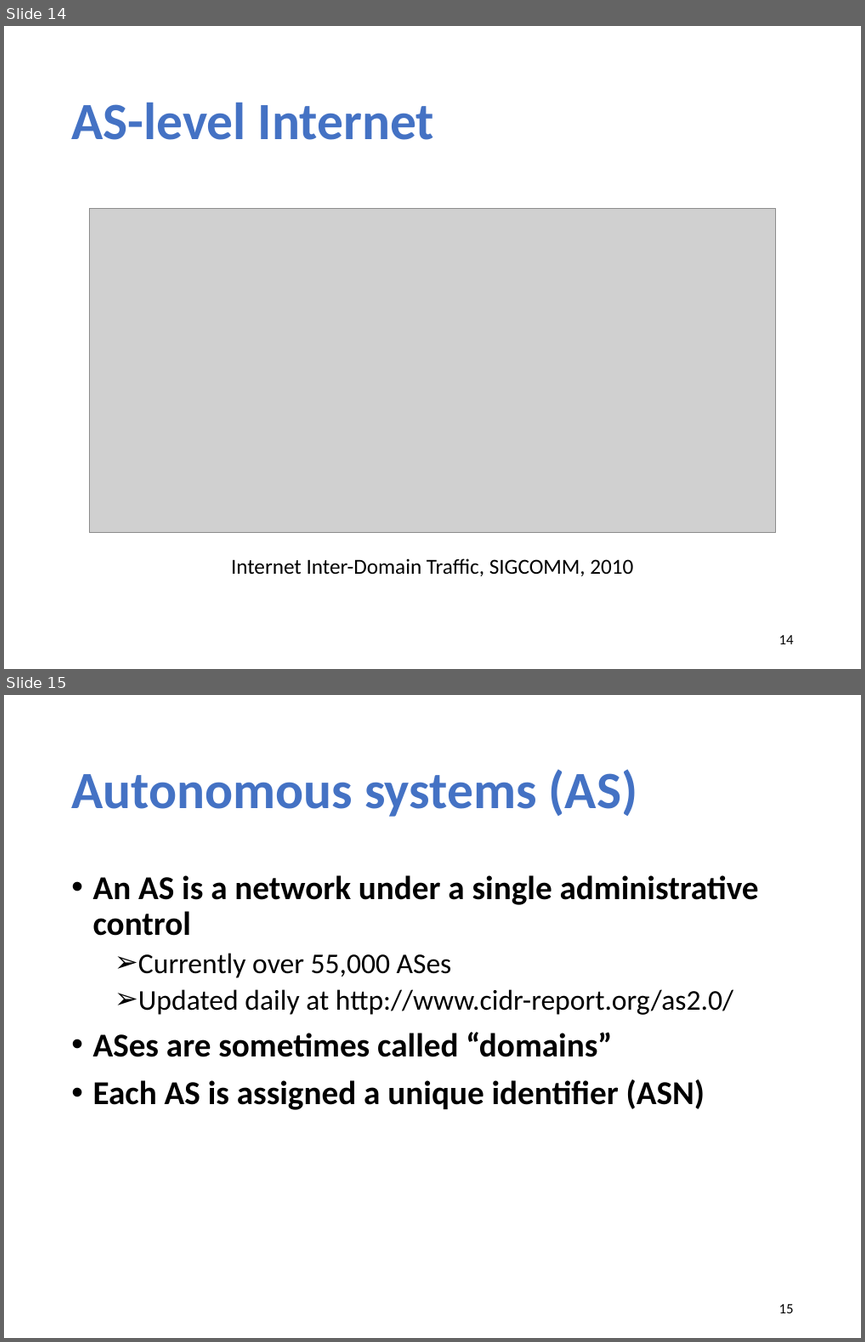
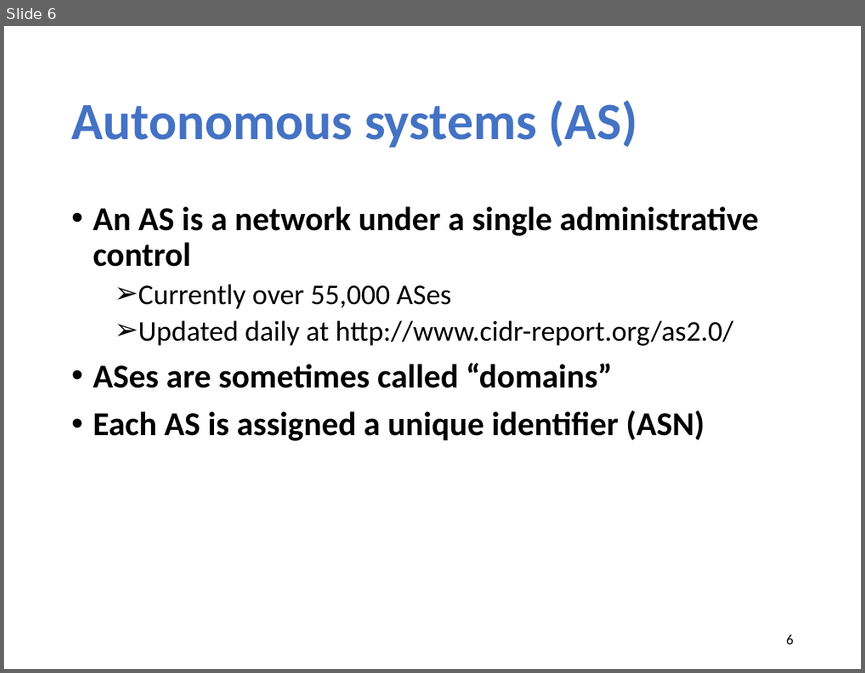
Before and after one commit to xinjin/course-net, a slide deck: slides/lec14_interdomain.pptx. Shown one above the other, each under a label of ours: slides 14 and 15 before the commit, slide 6 after it. The pictures are 865x1342 and 865x673 pixels, drawn with LibreOffice and Linux fonts; fonts in the diff are those of the drawing; grey boxes stand for pictures. Boxes give left, top, right and bottom in pixels: in the first picture for what was removed or moved away, otherwise in the second. Text is boxed around its words. In the diff, an @@ line names an element or a change of style, - is before the commit and + after.

```diff
--- a/slides/lec14_interdomain.pptx
+++ b/slides/lec14_interdomain.pptx
@@ slide 14 removed at (4,26,861,669), background #FFFFFF @@
@@ title removed at (71,102,434,140) @@
-AS-level Internet
@@ picture removed at (90,209,775,533) @@
@@ text removed at (231,558,633,576) @@
-Internet Inter-Domain Traffic, SIGCOMM, 2010
@@ page number removed at (779,635,794,644) @@
-14
@@ what was slide 15 is now slide 6 @@
@@ page number at (786,634,793,644): text changed @@
-15
+6
```
Also in this commit, not shown: 7 slides changed, 1 slide added, 8 other slides removed, 1 other file.
